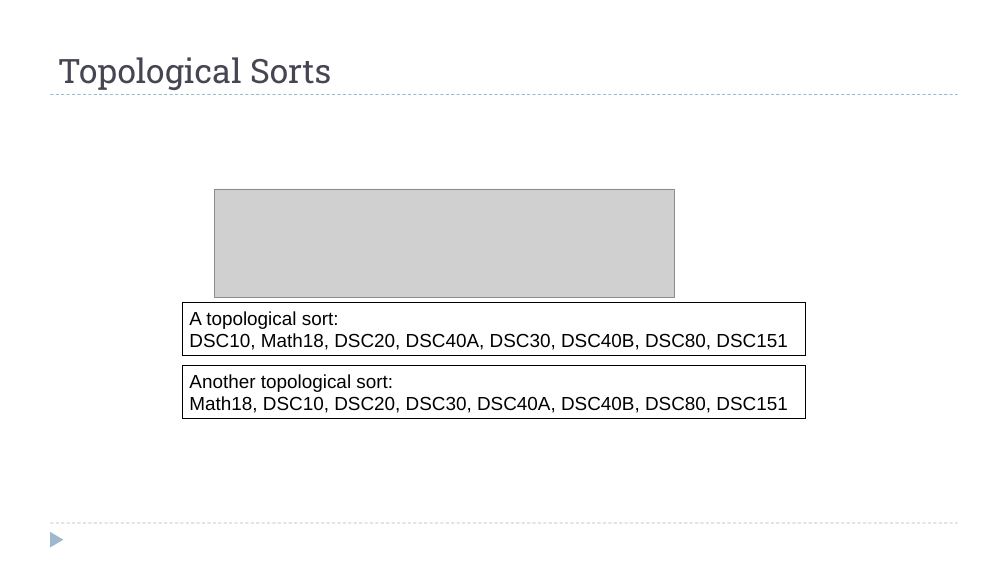
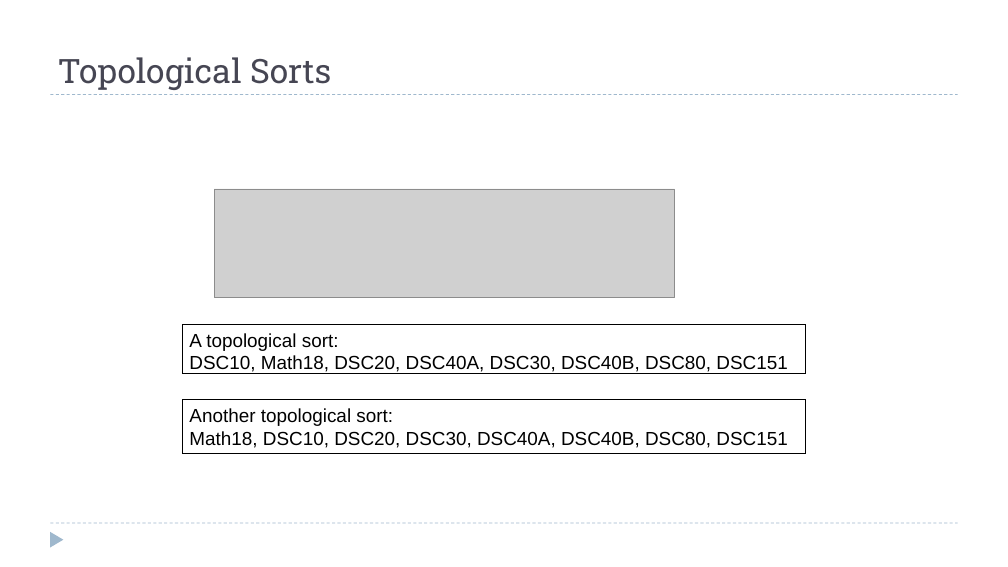
Before and after one commit to dsc-courses/dsc40b-2025-wi, a slide deck: slide 39 of materials/lectures/13-dfs/slides.pptx (slide 27 before the commit). Drawn at 1008x567 pixels with LibreOffice and Linux fonts; fonts in the diff are those of the drawing; grey boxes stand for pictures. Boxes give left, top, right and bottom in pixels: in the first picture for what was removed or moved away, otherwise in the second. Text is boxed around its words. In the diff, an @@ line names an element or a change of style, - is before the commit and + after.

```diff
--- a/materials/lectures/13-dfs/slides.pptx
+++ b/materials/lectures/13-dfs/slides.pptx
@@ rectangle "A topological sort:": place and size @@
-rectangle "A topological sort:" at bbox=[182, 302, 806, 356]
+rectangle "A topological sort:" at bbox=[182, 324, 806, 373]
@@ rectangle "Another topological sort:": place and size @@
-rectangle "Another topological sort:" at bbox=[182, 365, 806, 419]
+rectangle "Another topological sort:" at bbox=[182, 400, 806, 454]
```
Also in this commit, not shown: 5 other slides changed, 20 slides added, 20 other files.
